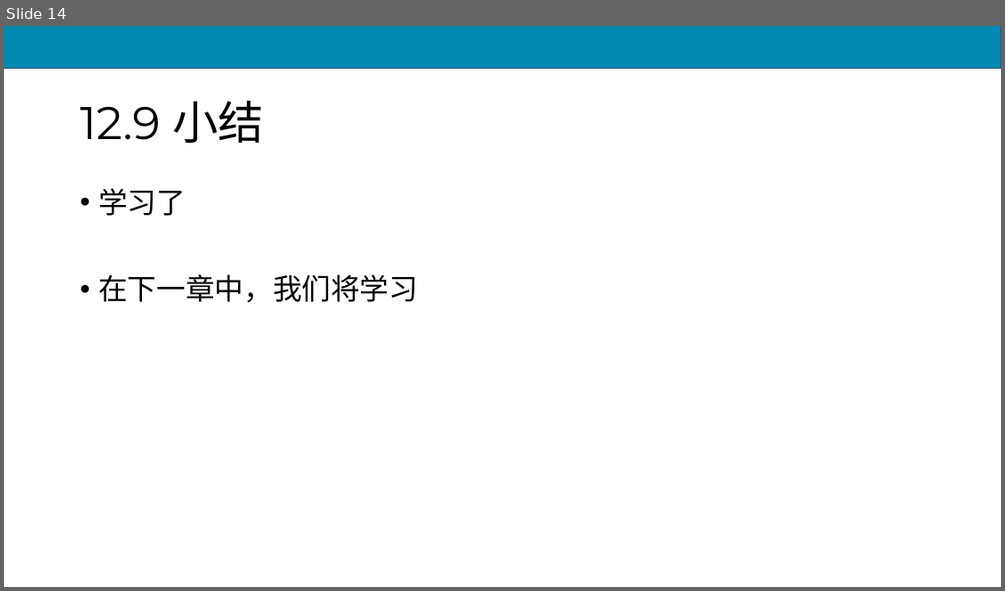
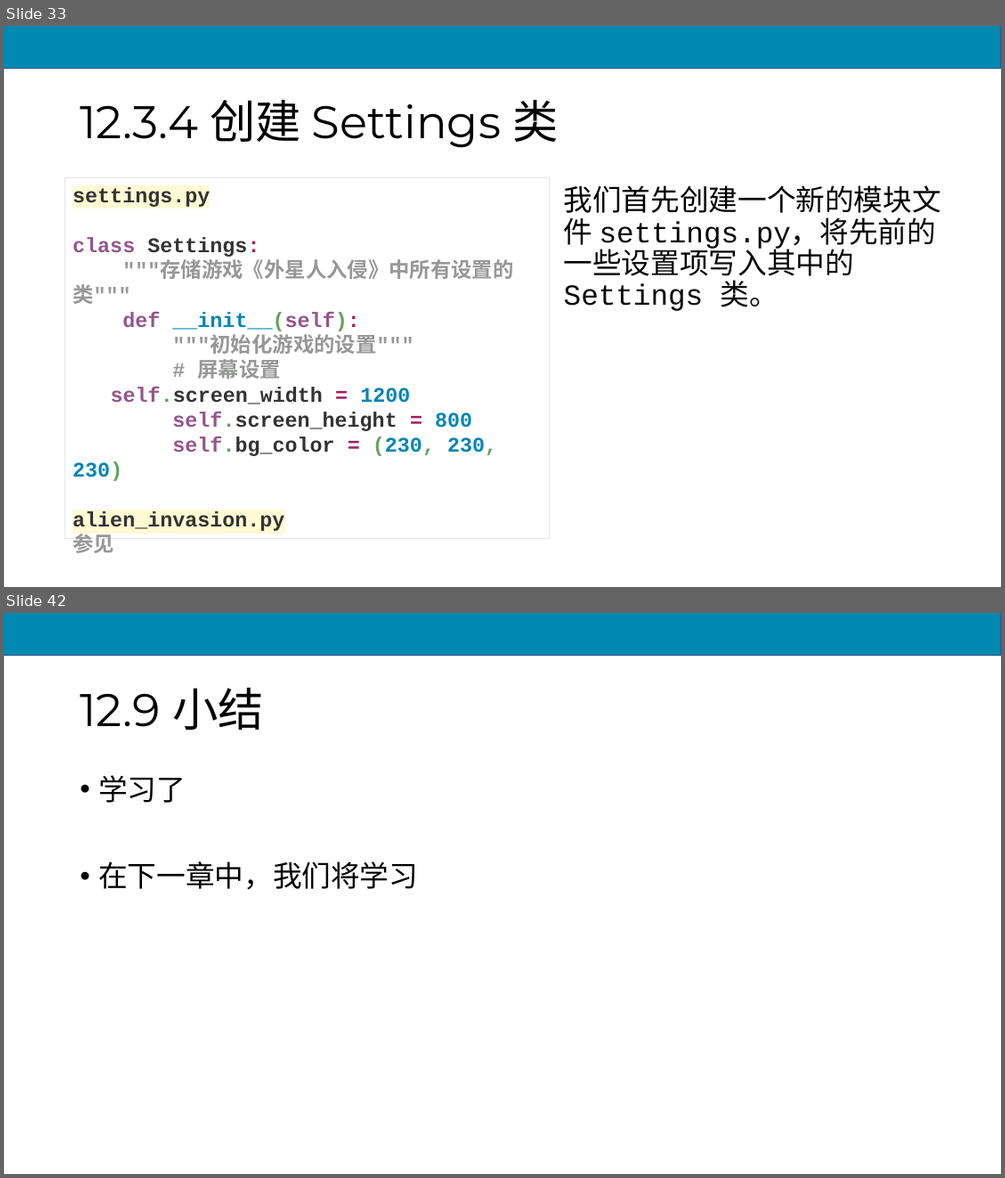
Before and after one commit to scruel/pcc_3e_slides, a slide deck: PPT/chapter12.pptx. Shown one above the other, each under a label of ours: slide 14 before the commit, slides 33 and 42 after it; the slides between them are not shown. The pictures are 1005x591 and 1005x1178 pixels, drawn with LibreOffice and Linux fonts; fonts in the diff are those of the drawing. Boxes give left, top, right and bottom in pixels: in the first picture for what was removed or moved away, otherwise in the second. Text is boxed around its words. In the diff, an @@ line names an element or a change of style, - is before the commit and + after.

```diff
--- a/PPT/chapter12.pptx
+++ b/PPT/chapter12.pptx
@@ slide 33 added at [4,26,1001,587], background #FFFFFF; not listed: 1 template element that a slide beside it also shows @@
@@ title added at [80,100,558,148], 44 pt, text #000000 @@
+12.3.4 创建 Settings 类
@@ rectangle added at [65,178,550,538], outline #E7E6E6 0.75 pt, 20 pt, text #333333, bold @@
+settings.py
+class Settings:
+"""存储游戏《外星人入侵》中所有设置的类"""
+def __init__(self):
+"""初始化游戏的设置"""
+# 屏幕设置
+self.screen_width = 1200
+self.screen_height = 800
+self.bg_color = (230, 230, 230)
+alien_invasion.py
+参见
@@ text added at [564,185,941,311], 28 pt, text #080808 @@
+我们首先创建一个新的模块文件 settings.py，将先前的一些设置项写入其中的 Settings 类。
@@ what was slide 14 is now slide 42 @@
```
Also in this commit, not shown: 1 slide changed, 37 other slides added, 10 slides removed, 7 other files.
